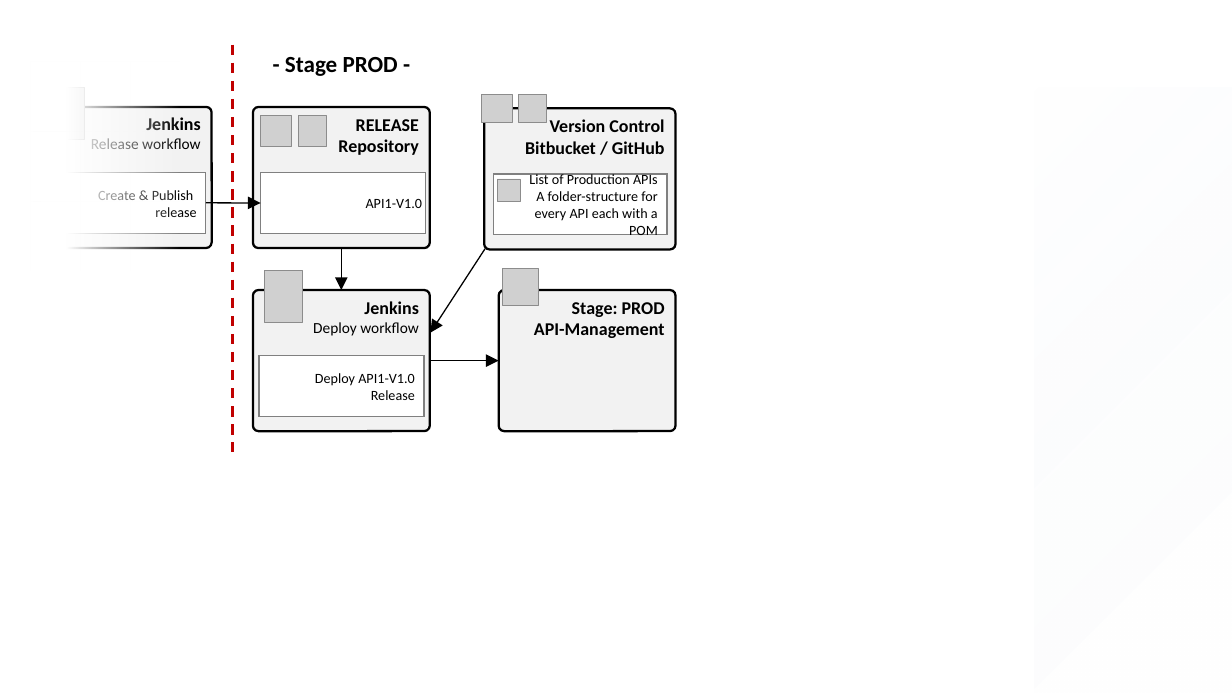
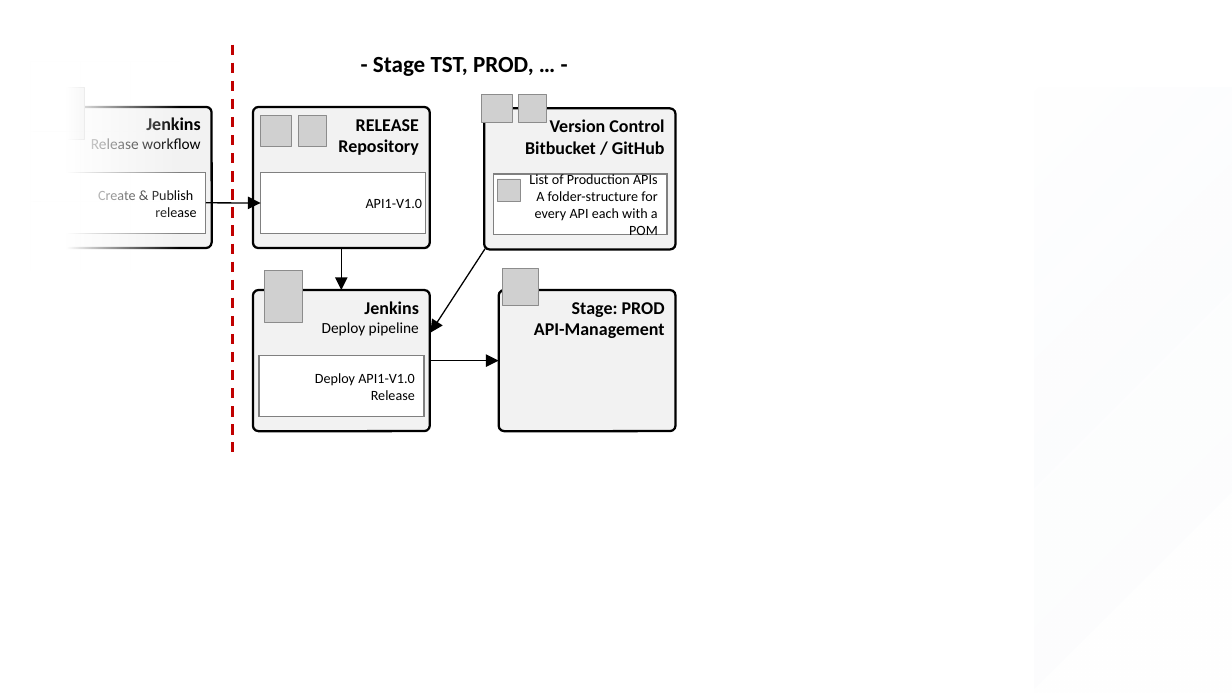
Before and after one commit to Axway-API-Management-Plus/apim-cli, a slide deck: slide 5 of misc/documentation/Images.pptx. Drawn at 1232x693 pixels with LibreOffice and Linux fonts; fonts in the diff are those of the drawing; grey boxes stand for pictures; background and template pictures are left out. Boxes give left, top, right and bottom in pixels: in the first picture for what was removed or moved away, otherwise in the second. Text is boxed around its words. In the diff, an @@ line names an element or a change of style, - is before the commit and + after.

```diff
--- a/misc/documentation/Images.pptx
+++ b/misc/documentation/Images.pptx
@@ text at (373, 57, 534, 76): text changed @@
-- Stage PROD -
+- Stage TST, PROD, … -
@@ text in rounded rectangle at (322, 322, 419, 336): text changed @@
-Deploy workflow
+Deploy pipeline
```
Also in this commit, not shown: 1 other slide changed, 2 other files.
